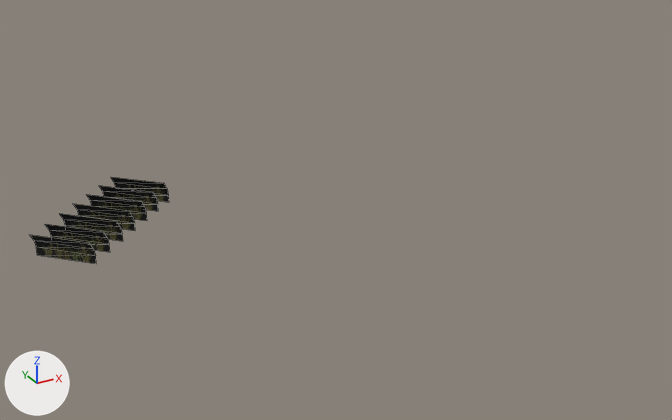
What one commit did to the OBJ model scenes/final_scene_real/meshes/omori/grass1.obj.
Rendered twice from a 50 mm camera at (-1.248, -2.516, 1.443) aimed at (-0.213, -0.634, 0.502). The lights are fixed; the arrows at lower left show +X, +Y and +Z. The first picture is the older version. Mesh edges are drawn as thin lines. Where no turn or scale is listed for an object, it has been applied to the vertices. Vertices at exactly the same position are counted once.

Names of what the first picture shows: 'grass1'.
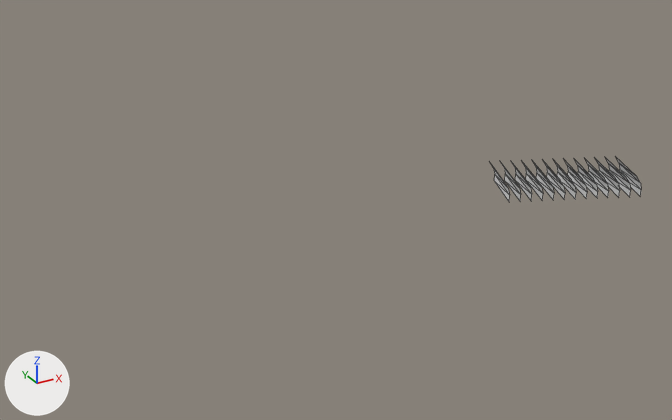
Changed parts and their boxes [x1, y1, x2, y2] in the pictures (672 x 420 px; the box of a moved part takes in the faces that stretch with it):
'grass1', reshaped, recoloured (8% wider, 50% shorter)
    before: [30, 177, 169, 264]
    after: [491, 158, 641, 201]
part 1 of me_grass1, moved or reshaped
    before: [111, 177, 169, 202]
    after: [491, 164, 510, 201]
part 2 of me_grass1, moved or reshaped
    before: [99, 186, 158, 211]
    after: [502, 164, 521, 201]
part 3 of me_grass1, moved or reshaped
    before: [87, 195, 147, 221]
    after: [512, 163, 532, 200]
part 4 of me_grass1, moved or reshaped
    before: [73, 204, 135, 231]
    after: [523, 163, 543, 200]
part 5 of me_grass1, moved or reshaped
    before: [60, 214, 123, 241]
    after: [533, 162, 554, 199]
part 6 of me_grass1, moved or reshaped
    before: [45, 224, 110, 252]
    after: [544, 162, 565, 199]
part 7 of me_grass1, moved or reshaped
    before: [30, 235, 96, 264]
    after: [554, 161, 576, 198]
part 8 of me_grass1, added
    after: [564, 160, 587, 198]
part 9 of me_grass1, added
    after: [574, 159, 598, 198]
part 10 of me_grass1, added
    after: [585, 159, 609, 197]
part 11 of me_grass1, added
    after: [595, 158, 620, 197]
part 12 of me_grass1, added
    after: [606, 158, 631, 197]
part 13 of me_grass1, added
    after: [616, 158, 641, 196]

Diff of the bpy script that builds the scene:
```diff
--- a/scenes/final_scene_real/meshes/omori/grass1.obj.py
+++ b/scenes/final_scene_real/meshes/omori/grass1.obj.py
@@ me_grass1 @@
-me_grass1.from_pydata(...)  # 56 vertices, 42 faces; spans x -0.97..-0.63, y -0.831..-0.493, z 0.593..0.646
-me_grass1.materials.append(mat_plate1_003)  # picture img_plate1_basecolor_png
+me_grass1.from_pydata(...)  # 104 vertices, 78 faces; spans x 0.29..0.714, y -0.822..-0.524, z 0.432..0.494
+# me_grass1 part 1: the loose piece of 8 vertices spanning x -0.736..-0.63, y -0.601..-0.493, z 0.593..0.646 is turned -67.2 degrees about the z axis through its middle and scaled by 1.16, then moved by (1.012, -0.054, -0.156)
+# me_grass1 part 2: the loose piece of 8 vertices spanning x -0.775..-0.669, y -0.639..-0.531, z 0.593..0.646 is turned -67.2 degrees about the z axis through its middle and scaled by 1.16, then moved by (1.08, -0.028, -0.156)
+# me_grass1 part 3: the loose piece of 8 vertices spanning x -0.814..-0.708, y -0.677..-0.569, z 0.593..0.646 is turned -67.2 degrees about the z axis through its middle and scaled by 1.16, then moved by (1.148, -0.001, -0.156)
+# me_grass1 part 4: the loose piece of 8 vertices spanning x -0.853..-0.747, y -0.716..-0.607, z 0.593..0.646 is turned -67.2 degrees about the z axis through its middle and scaled by 1.16, then moved by (1.216, 0.025, -0.156)
+# me_grass1 part 5: the loose piece of 8 vertices spanning x -0.892..-0.786, y -0.754..-0.646, z 0.593..0.646 is turned -67.2 degrees about the z axis through its middle and scaled by 1.16, then moved by (1.283, 0.051, -0.156)
+# me_grass1 part 6: the loose piece of 8 vertices spanning x -0.931..-0.824, y -0.792..-0.684, z 0.593..0.646 is turned -67.2 degrees about the z axis through its middle and scaled by 1.16, then moved by (1.351, 0.077, -0.156)
+# me_grass1 part 7: the loose piece of 8 vertices spanning x -0.97..-0.863, y -0.831..-0.722, z 0.593..0.646 is turned -67.2 degrees about the z axis through its middle and scaled by 1.16, then moved by (1.419, 0.104, -0.156)
+# me_grass1 part 8: the loose piece of 8 vertices spanning x -0.736..-0.63, y -0.601..-0.493, z 0.593..0.646 is copied, and the copy is turned -67.2 degrees about the z axis through its middle and scaled by 1.16, then moved by (1.214, -0.138, -0.156); it spans x 0.492..0.57, y -0.762..-0.609, z 0.432..0.494
+# me_grass1 part 9: the loose piece of 8 vertices spanning x -0.736..-0.63, y -0.601..-0.493, z 0.593..0.646 is copied, and the copy is turned -67.2 degrees about the z axis through its middle and scaled by 1.16, then moved by (1.243, -0.15, -0.156); it spans x 0.521..0.599, y -0.774..-0.621, z 0.432..0.494
+# me_grass1 part 10: the loose piece of 8 vertices spanning x -0.736..-0.63, y -0.601..-0.493, z 0.593..0.646 is copied, and the copy is turned -67.2 degrees about the z axis through its middle and scaled by 1.16, then moved by (1.272, -0.162, -0.156); it spans x 0.55..0.628, y -0.786..-0.633, z 0.432..0.494
+# me_grass1 part 11: the loose piece of 8 vertices spanning x -0.736..-0.63, y -0.601..-0.493, z 0.593..0.646 is copied, and the copy is turned -67.2 degrees about the z axis through its middle and scaled by 1.16, then moved by (1.301, -0.174, -0.156); it spans x 0.579..0.657, y -0.798..-0.645, z 0.432..0.494
+# me_grass1 part 12: the loose piece of 8 vertices spanning x -0.736..-0.63, y -0.601..-0.493, z 0.593..0.646 is copied, and the copy is turned -67.2 degrees about the z axis through its middle and scaled by 1.16, then moved by (1.33, -0.186, -0.156); it spans x 0.607..0.686, y -0.81..-0.657, z 0.432..0.494
+# me_grass1 part 13: the loose piece of 8 vertices spanning x -0.736..-0.63, y -0.601..-0.493, z 0.593..0.646 is copied, and the copy is turned -67.2 degrees about the z axis through its middle and scaled by 1.16, then moved by (1.358, -0.199, -0.156); it spans x 0.636..0.714, y -0.822..-0.669, z 0.432..0.494
```
